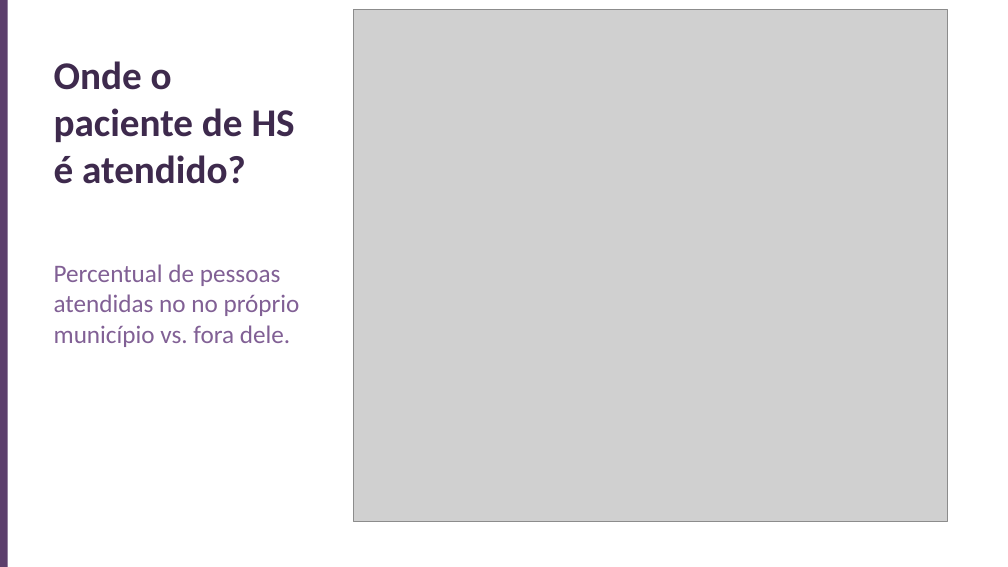
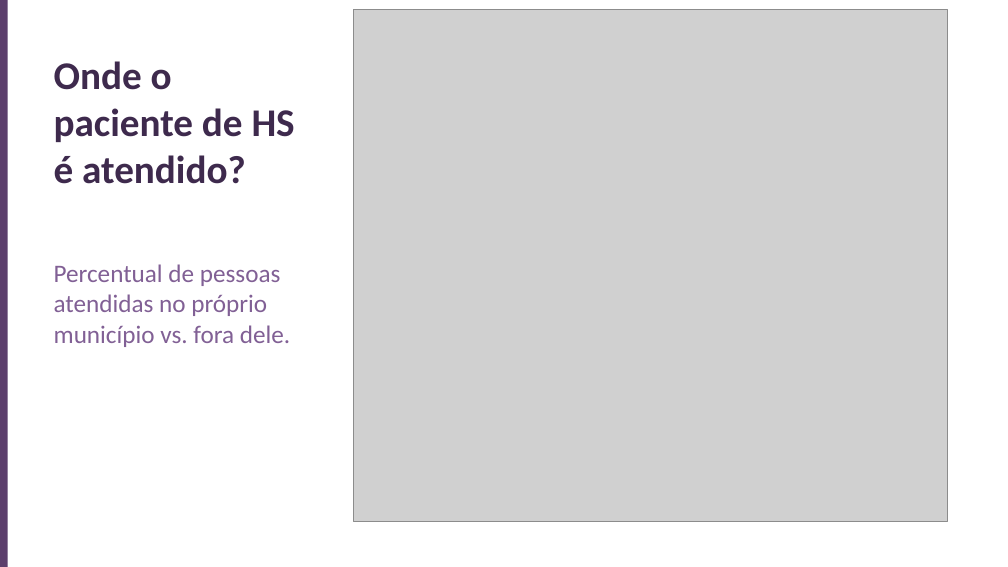
Before and after one commit to ronaldmoura1989/datasus_HS, a slide deck: slide 11 of apresentacao_HS_15min.pptx. Drawn at 1008x567 pixels with LibreOffice and Linux fonts; fonts in the diff are those of the drawing; grey boxes stand for pictures. Boxes give left, top, right and bottom in pixels: in the first picture for what was removed or moved away, otherwise in the second. Text is boxed around its words. In the diff, an @@ line names an element or a change of style, - is before the commit and + after.

```diff
--- a/apresentacao_HS_15min.pptx
+++ b/apresentacao_HS_15min.pptx
@@ text at [54,264,290,347]: text changed @@
-Percentual de pessoas atendidas no no próprio município vs. fora dele.
+Percentual de pessoas atendidas no próprio município vs. fora dele.
```
Also in this commit, not shown: 2 other slides changed, 13 other files.
